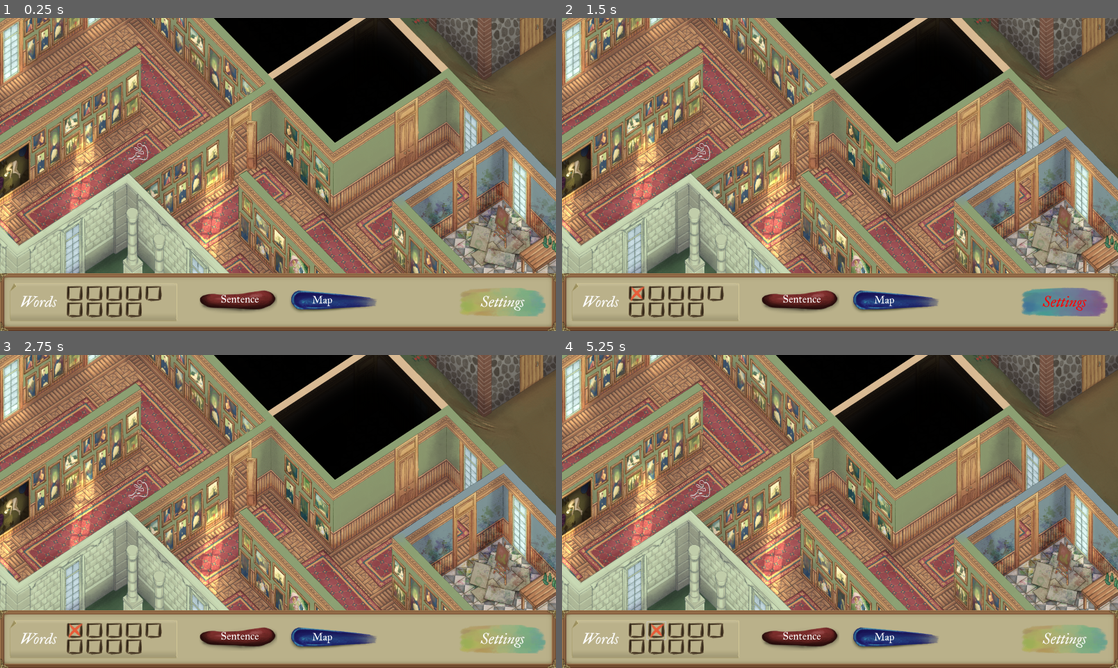
Above: before the commit, frames 1-4 (two rows, left to right).
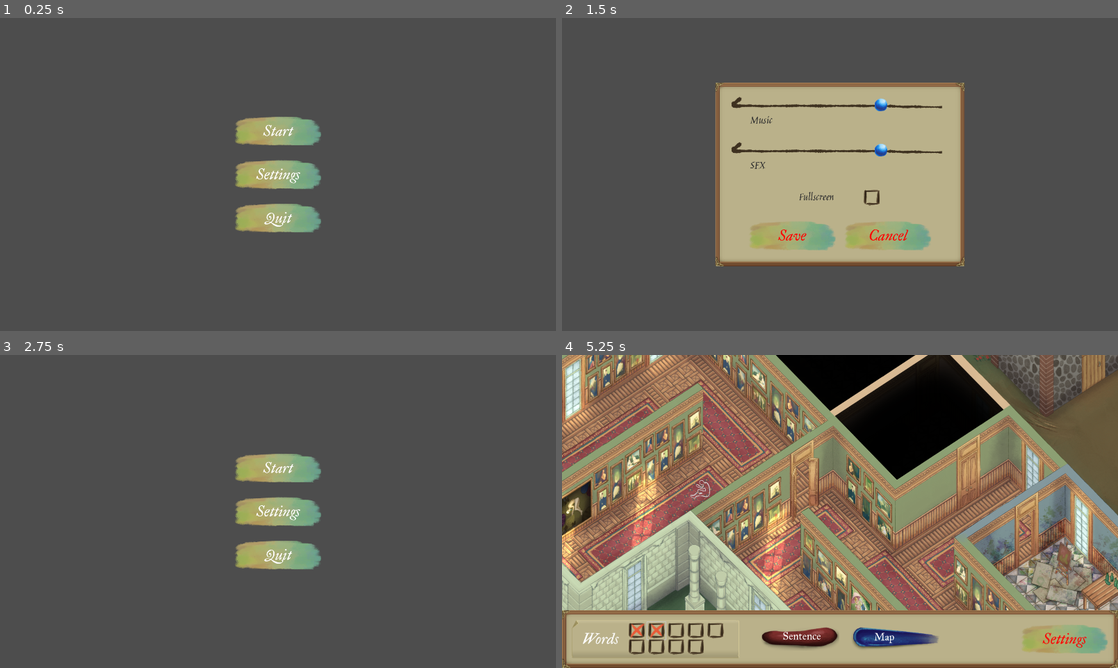
Above: after the commit, the same moments.

Repository: 100-Devs-1-Game/TheFullPicture
Game: Godot game, scene res://menus/main_menu.tscn
Same seed, same stepped clock (60 frames per second), same inputs: the game is played once before the commit and once after it.
Inputs (mouse positions are in pixels of both pictures, inside the frame that each line leads up to):
- Up to frame 1 (0.25 s): no input
- Up to frame 2 (1.5 s): click (634, 293) at 0.52 s; click "Settings" at 1.25 s
- Up to frame 3 (2.75 s): click (227, 574) at 2 s, where only the run after the commit has a clickable "Save"
- Up to frame 4 (5.25 s): click (840, 467) at 2.75 s, where only the run after the commit has a clickable "Start"; click (634, 630) at 3.5 s; click "Settings" at 4.25 s; click (656, 630) at 5.02 s

The runs differ from the first frame. In frame 1, 93% of the frame differs, in the area x 0-100%, y 0-100%; in frame 2, 93%; in frame 3, 93%; in frame 4, 0.2%.

Commit message:
Implement game settings

Diff:
--- /dev/null
+++ b/src/default_bus_layout.tres
@@ -0,0 +1,15 @@
+[gd_resource type="AudioBusLayout" format=3 uid="uid://bt0ius4n773tl"]
+
+[resource]
+bus/1/name = &"Music"
+bus/1/solo = false
+bus/1/mute = false
+bus/1/bypass_fx = false
+bus/1/volume_db = 0.0
+bus/1/send = &"Master"
+bus/2/name = &"Sfx"
+bus/2/solo = false
+bus/2/mute = false
+bus/2/bypass_fx = false
+bus/2/volume_db = 0.0
+bus/2/send = &"Master"
--- /dev/null
+++ b/src/global/game_settings.gd
@@ -0,0 +1,52 @@
+extends Node
+
+const SAVE_FILE= "user://settings.cfg"
+
+
+var music_volume: float:
+	set(f):
+		music_volume= f
+		AudioServer.set_bus_volume_linear(AudioServer.get_bus_index("Music"), f)
+
+var sfx_volume: float:
+	set(f):
+		sfx_volume= f
+		AudioServer.set_bus_volume_linear(AudioServer.get_bus_index("Sfx"), f)
+
+
+var fullscreen: bool:
+	set(b):
+		fullscreen= b
+		if OS.get_name() == "Web":
+			return
+		DisplayServer.window_set_mode(DisplayServer.WINDOW_MODE_FULLSCREEN if b else\
+			DisplayServer.WINDOW_MODE_WINDOWED)
+
+
+
+func _ready() -> void:
+	music_volume= 0.7
+	sfx_volume= 0.7
+	fullscreen= false
+
+	load_settings()
+
+
+func save_settings():
+	var config = ConfigFile.new()
+
+	config.set_value("Audio", "music_volume", music_volume)
+	config.set_value("Audio", "sfx_volume", sfx_volume)
+	config.set_value("Misc", "fullscreen", fullscreen)
+
+	config.save(SAVE_FILE)
+
+
+func load_settings():
+	var config = ConfigFile.new()
+	if config.load(SAVE_FILE) != OK:
+		return
+
+	music_volume= config.get_value("Audio", "music_volume")
+	sfx_volume= config.get_value("Audio", "sfx_volume")
+	fullscreen= config.get_value("Misc", "fullscreen")
--- a/src/global/scene_loader.tscn
+++ b/src/global/scene_loader.tscn
@@ -8,7 +8,6 @@
 
 [node name="SceneLoader" type="Node"]
 script = ExtResource("1_aagan")
-skip_main_menu = true
 main_menu_scene = ExtResource("2_bkc7g")
 map_scene = ExtResource("3_sjw1y")
 sentence_builder_scene = ExtResource("4_sjw1y")
--- a/src/menus/main_menu.gd
+++ b/src/menus/main_menu.gd
@@ -1,7 +1,20 @@
 extends Control
+
+@onready var settings_popup: SettingsPopup = $SettingsPopup
 
 
 
+func _ready() -> void:
+	settings_popup.hide()
 
-func _on_menu_button_pressed() -> void:
+
+func _on_start_button_pressed() -> void:
 	SceneLoader.goto_map()
+
+
+func _on_settings_button_pressed() -> void:
+	settings_popup.open()
+
+
+func _on_quit_button_pressed() -> void:
+	get_tree().quit()
--- a/src/menus/main_menu.tscn
+++ b/src/menus/main_menu.tscn
@@ -1,7 +1,8 @@
-[gd_scene load_steps=3 format=3 uid="uid://dctujakcy61p2"]
+[gd_scene load_steps=4 format=3 uid="uid://dctujakcy61p2"]
 
 [ext_resource type="PackedScene" uid="uid://bdm23kuuc3m74" path="res://ui/components/menu_button.tscn" id="1_8gy84"]
 [ext_resource type="Script" uid="uid://bvdfmvl4aql2i" path="res://menus/main_menu.gd" id="1_ij7vn"]
+[ext_resource type="PackedScene" uid="uid://bgvhmukqvy84h" path="res://menus/settings_popup.tscn" id="3_yjgyn"]
 
 [node name="MainMenu" type="Control"]
 layout_mode = 3
@@ -20,12 +21,36 @@
 grow_horizontal = 2
 grow_vertical = 2
 
-[node name="MenuButton" parent="CenterContainer" instance=ExtResource("1_8gy84")]
+[node name="VBoxContainer" type="VBoxContainer" parent="CenterContainer"]
+layout_mode = 2
+theme_override_constants/separation = 50
+
+[node name="StartButton" parent="CenterContainer/VBoxContainer" instance=ExtResource("1_8gy84")]
 layout_mode = 2
 
-[node name="Label" parent="CenterContainer/MenuButton" index="0"]
+[node name="Label" parent="CenterContainer/VBoxContainer/StartButton" index="0"]
 text = "Start"
 
-[connection signal="pressed" from="CenterContainer/MenuButton" to="." method="_on_menu_button_pressed"]
+[node name="SettingsButton" parent="CenterContainer/VBoxContainer" instance=ExtResource("1_8gy84")]
+layout_mode = 2
 
-[editable path="CenterContainer/MenuButton"]
+[node name="Label" parent="CenterContainer/VBoxContainer/SettingsButton" index="0"]
+text = "Settings"
+
+[node name="QuitButton" parent="CenterContainer/VBoxContainer" instance=ExtResource("1_8gy84")]
+layout_mode = 2
+
+[node name="Label" parent="CenterContainer/VBoxContainer/QuitButton" index="0"]
+text = "Quit"
+
+[node name="SettingsPopup" parent="." instance=ExtResource("3_yjgyn")]
+visible = false
+layout_mode = 1
+
+[connection signal="pressed" from="CenterContainer/VBoxContainer/StartButton" to="." method="_on_start_button_pressed"]
+[connection signal="pressed" from="CenterContainer/VBoxContainer/SettingsButton" to="." method="_on_settings_button_pressed"]
+[connection signal="pressed" from="CenterContainer/VBoxContainer/QuitButton" to="." method="_on_quit_button_pressed"]
+
+[editable path="CenterContainer/VBoxContainer/StartButton"]
+[editable path="CenterContainer/VBoxContainer/SettingsButton"]
+[editable path="CenterContainer/VBoxContainer/QuitButton"]
--- /dev/null
+++ b/src/menus/settings_popup.gd
@@ -0,0 +1,26 @@
+class_name SettingsPopup
+extends CenterContainer
+
+@onready var music_slider: HSlider = %MusicSlider
+@onready var sfx_slider: HSlider = %SFXSlider
+@onready var fullscreen_check_box: CheckBox = %FullscreenCheckBox
+
+
+
+func open():
+	music_slider.value= GameSettings.music_volume
+	sfx_slider.value= GameSettings.sfx_volume
+	fullscreen_check_box.button_pressed= GameSettings.fullscreen
+	show()
+
+
+func _on_save_button_pressed() -> void:
+	GameSettings.music_volume= music_slider.value
+	GameSettings.sfx_volume= sfx_slider.value
+	GameSettings.fullscreen= fullscreen_check_box.button_pressed
+	GameSettings.save_settings()
+	hide()
+
+
+func _on_cancel_button_pressed() -> void:
+	hide()
--- /dev/null
+++ b/src/menus/settings_popup.tscn
@@ -0,0 +1,100 @@
+[gd_scene load_steps=8 format=3 uid="uid://bgvhmukqvy84h"]
+
+[ext_resource type="Script" uid="uid://di3vjtnqcb842" path="res://menus/settings_popup.gd" id="1_pevn8"]
+[ext_resource type="StyleBox" uid="uid://opg1fo6x4a5l" path="res://ui/panel_background.stylebox" id="2_htr5q"]
+[ext_resource type="PackedScene" uid="uid://qkrpor4fycdq" path="res://ui/volume_slider.tscn" id="3_05cle"]
+[ext_resource type="FontFile" uid="uid://ccoh5tco61px" path="res://assets_external/fonts/Jim_Nightshade/JimNightshade-Regular.ttf" id="4_qf4ac"]
+[ext_resource type="PackedScene" uid="uid://c2dutbrg4w40c" path="res://ui/components/check_box.tscn" id="5_jfdso"]
+[ext_resource type="PackedScene" uid="uid://bdm23kuuc3m74" path="res://ui/components/menu_button.tscn" id="6_hk8so"]
+
+[sub_resource type="LabelSettings" id="LabelSettings_vmd75"]
+font = ExtResource("4_qf4ac")
+font_size = 40
+font_color = Color(0.18120003, 0.18120006, 0.18120003, 1)
+
+[node name="SettingsPopup" type="CenterContainer"]
+anchors_preset = 15
+anchor_right = 1.0
+anchor_bottom = 1.0
+grow_horizontal = 2
+grow_vertical = 2
+script = ExtResource("1_pevn8")
+
+[node name="PanelContainer" type="PanelContainer" parent="."]
+layout_mode = 2
+theme_override_styles/panel = ExtResource("2_htr5q")
+
+[node name="MarginContainer" type="MarginContainer" parent="PanelContainer"]
+layout_mode = 2
+theme_override_constants/margin_left = 20
+theme_override_constants/margin_top = 20
+theme_override_constants/margin_right = 20
+theme_override_constants/margin_bottom = 20
+
+[node name="VBoxContainer" type="VBoxContainer" parent="PanelContainer/MarginContainer"]
+layout_mode = 2
+theme_override_constants/separation = 50
+
+[node name="VBoxContainer" type="VBoxContainer" parent="PanelContainer/MarginContainer/VBoxContainer"]
+layout_mode = 2
+
+[node name="MusicSlider" parent="PanelContainer/MarginContainer/VBoxContainer/VBoxContainer" instance=ExtResource("3_05cle")]
+unique_name_in_owner = true
+layout_mode = 2
+
+[node name="Label" type="Label" parent="PanelContainer/MarginContainer/VBoxContainer/VBoxContainer"]
+layout_mode = 2
+size_flags_horizontal = 0
+text = "        Music"
+label_settings = SubResource("LabelSettings_vmd75")
+
+[node name="VBoxContainer2" type="VBoxContainer" parent="PanelContainer/MarginContainer/VBoxContainer"]
+layout_mode = 2
+
+[node name="SFXSlider" parent="PanelContainer/MarginContainer/VBoxContainer/VBoxContainer2" instance=ExtResource("3_05cle")]
+unique_name_in_owner = true
+layout_mode = 2
+
+[node name="Label" type="Label" parent="PanelContainer/MarginContainer/VBoxContainer/VBoxContainer2"]
+layout_mode = 2
+size_flags_horizontal = 0
+text = "        SFX"
+label_settings = SubResource("LabelSettings_vmd75")
+
+[node name="HBoxContainer2" type="HBoxContainer" parent="PanelContainer/MarginContainer/VBoxContainer"]
+layout_mode = 2
+size_flags_horizontal = 4
+theme_override_constants/separation = 100
+
+[node name="Label" type="Label" parent="PanelContainer/MarginContainer/VBoxContainer/HBoxContainer2"]
+layout_mode = 2
+text = "Fullscreen"
+label_settings = SubResource("LabelSettings_vmd75")
+
+[node name="FullscreenCheckBox" parent="PanelContainer/MarginContainer/VBoxContainer/HBoxContainer2" instance=ExtResource("5_jfdso")]
+unique_name_in_owner = true
+layout_mode = 2
+size_flags_horizontal = 10
+
+[node name="HBoxContainer" type="HBoxContainer" parent="PanelContainer/MarginContainer/VBoxContainer"]
+layout_mode = 2
+size_flags_horizontal = 4
+theme_override_constants/separation = 30
+
+[node name="SaveButton" parent="PanelContainer/MarginContainer/VBoxContainer/HBoxContainer" instance=ExtResource("6_hk8so")]
+layout_mode = 2
+
+[node name="Label" parent="PanelContainer/MarginContainer/VBoxContainer/HBoxContainer/SaveButton" index="0"]
+text = "Save"
+
+[node name="CancelButton" parent="PanelContainer/MarginContainer/VBoxContainer/HBoxContainer" instance=ExtResource("6_hk8so")]
+layout_mode = 2
+
+[node name="Label" parent="PanelContainer/MarginContainer/VBoxContainer/HBoxContainer/CancelButton" index="0"]
+text = "Cancel"
+
+[connection signal="pressed" from="PanelContainer/MarginContainer/VBoxContainer/HBoxContainer/SaveButton" to="." method="_on_save_button_pressed"]
+[connection signal="pressed" from="PanelContainer/MarginContainer/VBoxContainer/HBoxContainer/CancelButton" to="." method="_on_cancel_button_pressed"]
+
+[editable path="PanelContainer/MarginContainer/VBoxContainer/HBoxContainer/SaveButton"]
+[editable path="PanelContainer/MarginContainer/VBoxContainer/HBoxContainer/CancelButton"]
--- a/src/project.godot
+++ b/src/project.godot
@@ -21,6 +21,7 @@
 MouseCursorController="*res://global/mouse_cursor_controller.tscn"
 SceneLoader="*res://global/scene_loader.tscn"
 GameData="*res://global/game_data.tscn"
+GameSettings="*res://global/game_settings.gd"
 
 [debug]
 
@@ -35,6 +36,11 @@
 window/stretch/mode="viewport"
 mouse_cursor/custom_image="uid://bqp7mpvhf87mr"
 
+[editor]
+
+movie_writer/movie_file="C:/_CODING/100devs/movie.avi"
+movie_writer/fps=30
+
 [input]
 
 drag={
--- a/src/ui/settings_window.tscn
+++ /dev/null
@@ -1,64 +0,0 @@
-[gd_scene load_steps=6 format=3 uid="uid://wwnag6ruy4i7"]
-
-[ext_resource type="StyleBox" uid="uid://opg1fo6x4a5l" path="res://ui/panel_background.stylebox" id="1_4kylr"]
-[ext_resource type="PackedScene" uid="uid://qkrpor4fycdq" path="res://ui/volume_slider.tscn" id="2_8vcrr"]
-[ext_resource type="PackedScene" uid="uid://c2dutbrg4w40c" path="res://ui/components/check_box.tscn" id="3_o83pd"]
-[ext_resource type="PackedScene" uid="uid://bdm23kuuc3m74" path="res://ui/components/menu_button.tscn" id="4_8vcrr"]
-
-[sub_resource type="LabelSettings" id="LabelSettings_gqvws"]
-font_size = 40
-
-[node name="SettingsWindow" type="CanvasLayer"]
-
-[node name="CenterContainer" type="CenterContainer" parent="."]
-anchors_preset = 15
-anchor_right = 1.0
-anchor_bottom = 1.0
-grow_horizontal = 2
-grow_vertical = 2
-
-[node name="PanelContainer" type="PanelContainer" parent="CenterContainer"]
-layout_mode = 2
-theme_override_styles/panel = ExtResource("1_4kylr")
-
-[node name="MarginContainer" type="MarginContainer" parent="CenterContainer/PanelContainer"]
-layout_mode = 2
-theme_override_constants/margin_left = 20
-theme_override_constants/margin_top = 20
-theme_override_constants/margin_right = 20
-theme_override_constants/margin_bottom = 20
-
-[node name="VBoxContainer" type="VBoxContainer" parent="CenterContainer/PanelContainer/MarginContainer"]
-layout_mode = 2
-theme_override_constants/separation = 50
-
-[node name="HSlider" parent="CenterContainer/PanelContainer/MarginContainer/VBoxContainer" instance=ExtResource("2_8vcrr")]
-layout_mode = 2
-
-[node name="HSlider2" parent="CenterContainer/PanelContainer/MarginContainer/VBoxContainer" instance=ExtResource("2_8vcrr")]
-layout_mode = 2
-
-[node name="HBoxContainer2" type="HBoxContainer" parent="CenterContainer/PanelContainer/MarginContainer/VBoxContainer"]
-layout_mode = 2
-size_flags_horizontal = 4
-theme_override_constants/separation = 100
-
-[node name="Label" type="Label" parent="CenterContainer/PanelContainer/MarginContainer/VBoxContainer/HBoxContainer2"]
-layout_mode = 2
-text = "Text"
-label_settings = SubResource("LabelSettings_gqvws")
-
-[node name="CheckBox" parent="CenterContainer/PanelContainer/MarginContainer/VBoxContainer/HBoxContainer2" instance=ExtResource("3_o83pd")]
-layout_mode = 2
-size_flags_horizontal = 10
-
-[node name="HBoxContainer" type="HBoxContainer" parent="CenterContainer/PanelContainer/MarginContainer/VBoxContainer"]
-layout_mode = 2
-size_flags_horizontal = 4
-theme_override_constants/separation = 30
-
-[node name="MenuButton" parent="CenterContainer/PanelContainer/MarginContainer/VBoxContainer/HBoxContainer" instance=ExtResource("4_8vcrr")]
-layout_mode = 2
-
-[node name="MenuButton2" parent="CenterContainer/PanelContainer/MarginContainer/VBoxContainer/HBoxContainer" instance=ExtResource("4_8vcrr")]
-layout_mode = 2
--- a/src/ui/volume_slider.tscn
+++ b/src/ui/volume_slider.tscn
@@ -9,6 +9,7 @@
 [sub_resource type="StyleBoxEmpty" id="StyleBoxEmpty_2ouuc"]
 
 [node name="HSlider" type="HSlider"]
+z_index = 1
 custom_minimum_size = Vector2(750, 0)
 offset_right = 750.0
 offset_bottom = 44.0
Not shown, added: src/global/game_settings.gd.uid
Not shown, added: src/menus/settings_popup.gd.uid
